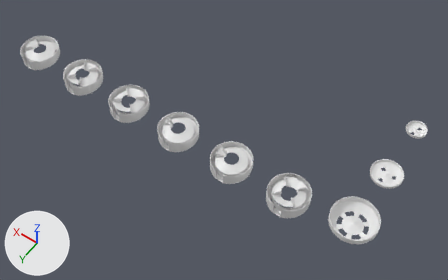
An edit to the Blender file BlenderSources/Kuruun.blend, drawn before and after from the same camera.
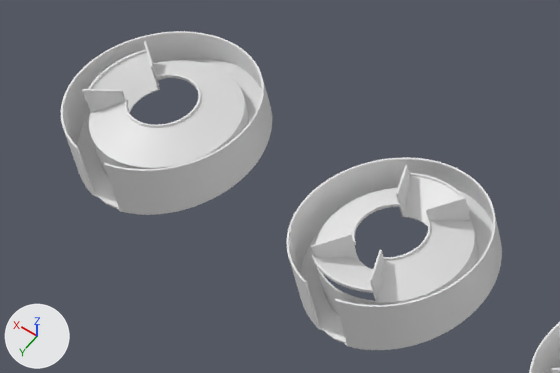
The first picture shows the older version from a 50 mm camera at (-3.2, 13.46, 21.99) aimed at (7.51, -1.53, -1.56). The close-ups show the older and then the newer version on the part from 2% to 25% of the width and 11% to 36% of the height of that picture. Only the edits that show in the close-ups are written down. Lighting does not change. The marker at lower left points along +X, +Y and +Z.

The first close-up shows 'Kuruun_Collector_p18', 'Kuruun_Collector_p32', 'Kuruun_Collector_p53'.
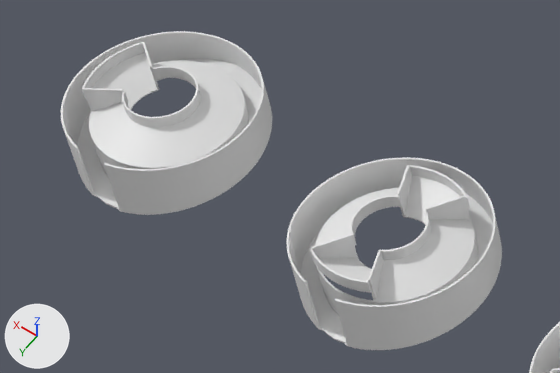
Pixel boxes (x1, y1, x2, y2) of what changed, in the close-ups (560 x 373 px; the box of a moved part takes in the faces that stretch with it):
part 1 of me_kuruun_collector_p32_005, moved or reshaped
    before: (311, 165, 471, 302)
    after: (290, 158, 493, 350)
part 2 of me_kuruun_collector_p18_005, moved or reshaped
    before: (82, 41, 201, 128)
    after: (63, 36, 201, 137)

The edits, one by one:
me_kuruun_collector_p32_005 is used by ob_kuruun_collector_p32; location (15.0, 0.0, 0.0).
me_kuruun_collector_p32_005 had 1242 vertices, 1246 faces and spanned x -0.96..0.96, y -0.96..0.94, z -0.83..-0.06.
me_kuruun_collector_p32_005 now has 1290 vertices, 1294 faces and spans x -0.96..0.96, y -0.96..0.94, z -0.83..-0.06.
me_kuruun_collector_p32_005 part 1: 204 vertices moved from x -0.38..0.38, y -0.76..0.76, z -0.38..-0.18 to x -0.36..0.36, y -0.76..0.76, z -0.38..-0.08; 28 vertices removed from x -0.39..0.39, y -0.64..0.64, z -0.37..-0.06; 76 vertices added at x -0.46..0.46, y -0.84..0.84, z -0.78..-0.06.
me_kuruun_collector_p18_005 is used by ob_kuruun_collector_p18; location (18.0, 0.0, 0.0).
me_kuruun_collector_p18_005 had 1196 vertices, 1198 faces and spanned x -0.96..0.96, y -0.96..0.94, z -0.83..-0.06.
me_kuruun_collector_p18_005 now has 1220 vertices, 1222 faces and spans x -0.96..0.96, y -0.96..0.94, z -0.83..-0.06.
me_kuruun_collector_p18_005 part 2: 198 vertices moved from x -0.36..0.76, y -0.42..0.42, z -0.38..-0.06 to x -0.36..0.76, y -0.41..0.41, z -0.38..-0.06; 14 vertices removed from x 0.28..0.63, y -0.41..0.43, z -0.37..-0.06; 38 vertices added at x 0.28..0.81, y -0.52..0.52, z -0.72..-0.06.
